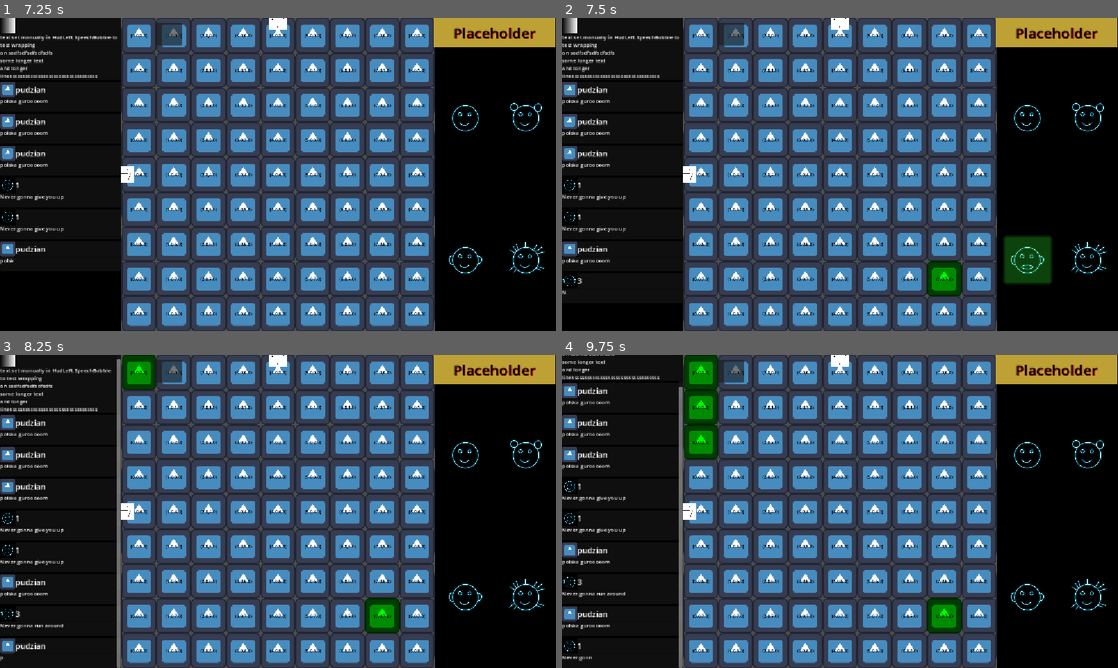
Above: before the commit, frames 1-4 (two rows, left to right).
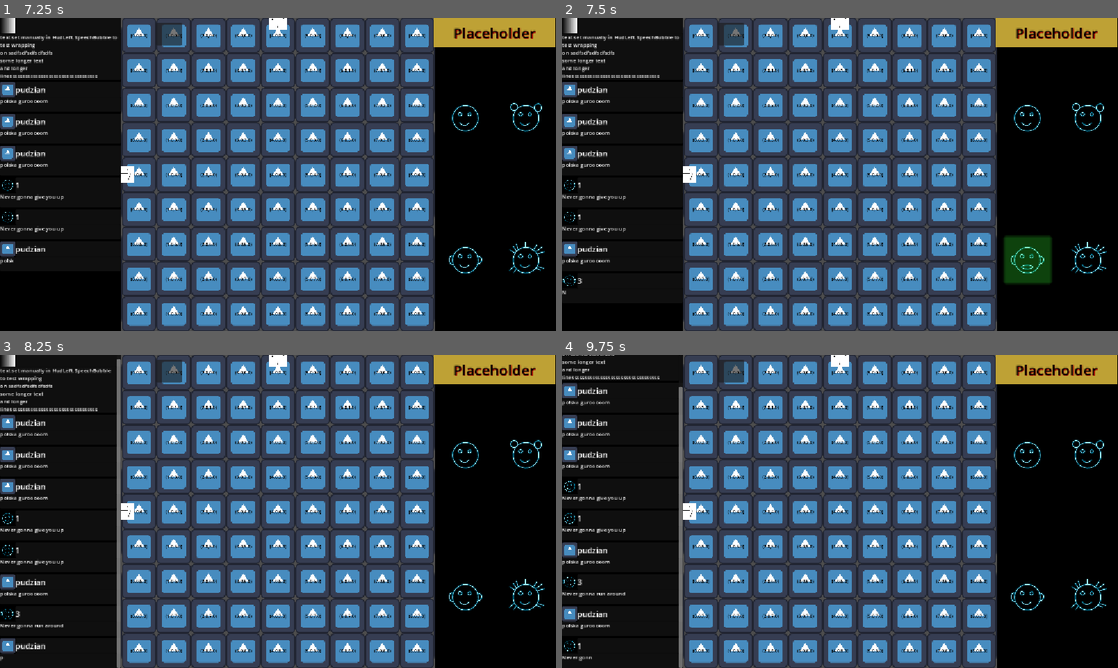
Above: after the commit, the same moments.

Repository: Wallted/ldjam-60
Game: Godot game, scene res://main.tscn
The game is run twice, just before and just after one commit, with the same random seed, the same clock (stepped at 60 frames per second) and the same inputs. The engine's default icon, where the game draws it, is replaced by a stand-in: a white triangle on a blue panel in a dark square.
Inputs (mouse positions are in pixels of both pictures, inside the frame that each line leads up to):
- Up to frame 1 (7.25 s): click (166, 33) at 0.5 s; click (166, 33) at 1.25 s; click (166, 33) at 2 s; tap Enter at 2.75, 6.5 s; move the mouse to (72, 71) at 2.77 s; hold 1 (speak_1) 2.78-3.53 s; click (72, 71) at 2.92 s; move the mouse to (72, 174) at 3.52 s; tap 2 (speak_2) at 3.6, 6.6 s; click (72, 174) at 3.67 s; move the mouse to (72, 277) at 4.27 s; hold 3 (speak_3) 4.28-5.03 s; click (72, 277) at 4.42 s; move the mouse to (489, 71) at 5.02 s; tap 4 (speak_4) at 5.1 s; click (489, 71) at 5.17 s; tap Space at 5.75 s; move the mouse to (489, 174) at 5.77 s; hold 1 (speak_1) 5.78-6.53 s; click (489, 174) at 5.92 s; move the mouse to (489, 277) at 6.52 s; click (489, 277) at 6.67 s
- Up to frame 2 (7.5 s): tap Space at 7.25 s; move the mouse to (945, 277) at 7.27 s; hold 3 (speak_3) from 7.28 s (still down); click (945, 277) at 7.42 s
- Up to frame 3 (8.25 s): tap Enter at 8 s; move the mouse to (139, 373) at 8.02 s; release 3 (speak_3) at 8.03 s; tap 4 (speak_4) at 8.1 s; click (139, 373) at 8.17 s
- Up to frame 4 (9.75 s): tap Space at 8.75 s; move the mouse to (701, 408) at 8.77 s; hold 1 (speak_1) 8.78-9.53 s; click (701, 408) at 8.92 s; move the mouse to (701, 442) at 9.52 s; tap 2 (speak_2) at 9.6 s; click (701, 442) at 9.67 s

Frame 1 is identical in both runs. In frame 2, 0.7% of the frame differs, in the area x 65-72%, y 77-89%; in frame 3, 1.4%; in frame 4, 2.7%, in the area x 22-72%, y 0-89%.

Commit message:
feature: store energy in door related cells
Signed-off-by: Grzegorz Choinski <grzegorzchoinski97@gmail.com>

Diff:
--- a/game/game_room.gd
+++ b/game/game_room.gd
@@ -131,7 +131,7 @@
 
 func _on_tile_input_event(_viewport: Node, event: InputEvent, _shape_idx: int, tile: Tile) -> void:
 	if event is InputEventMouseButton:
-		if event.button_index == MOUSE_BUTTON_LEFT and event.pressed:
+		if event.button_index == MOUSE_BUTTON_MIDDLE and event.pressed:
 			tile.has_energy = !tile.has_energy
 
 func _on_tile_mouse_entered(_tile: Tile) -> void:
